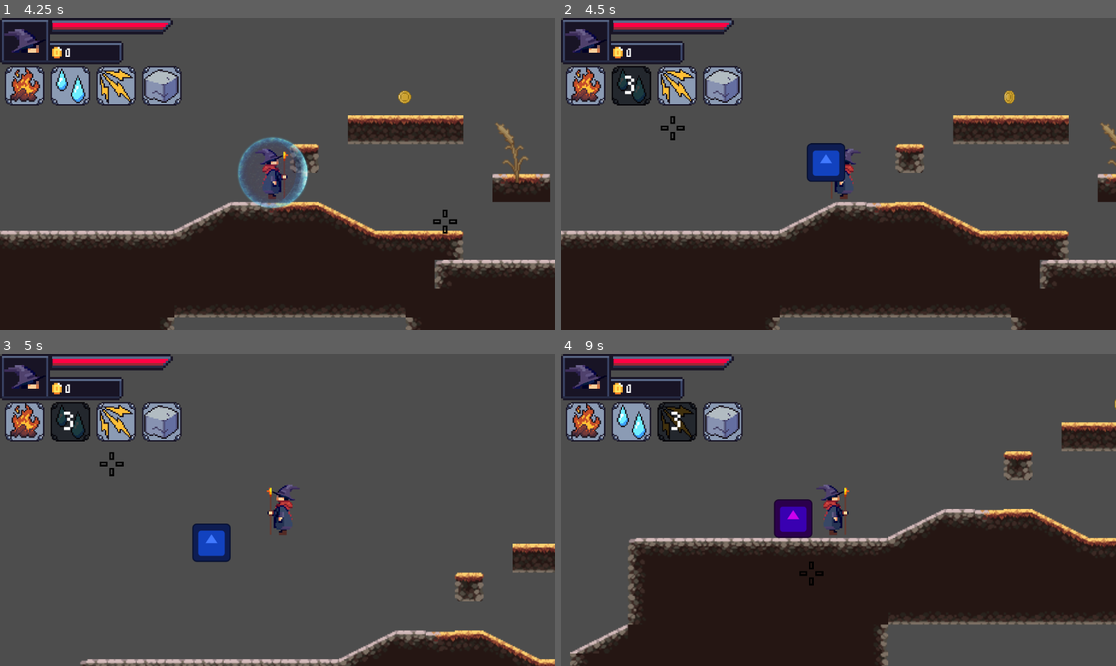
Above: before the commit, frames 1-4 (two rows, left to right).
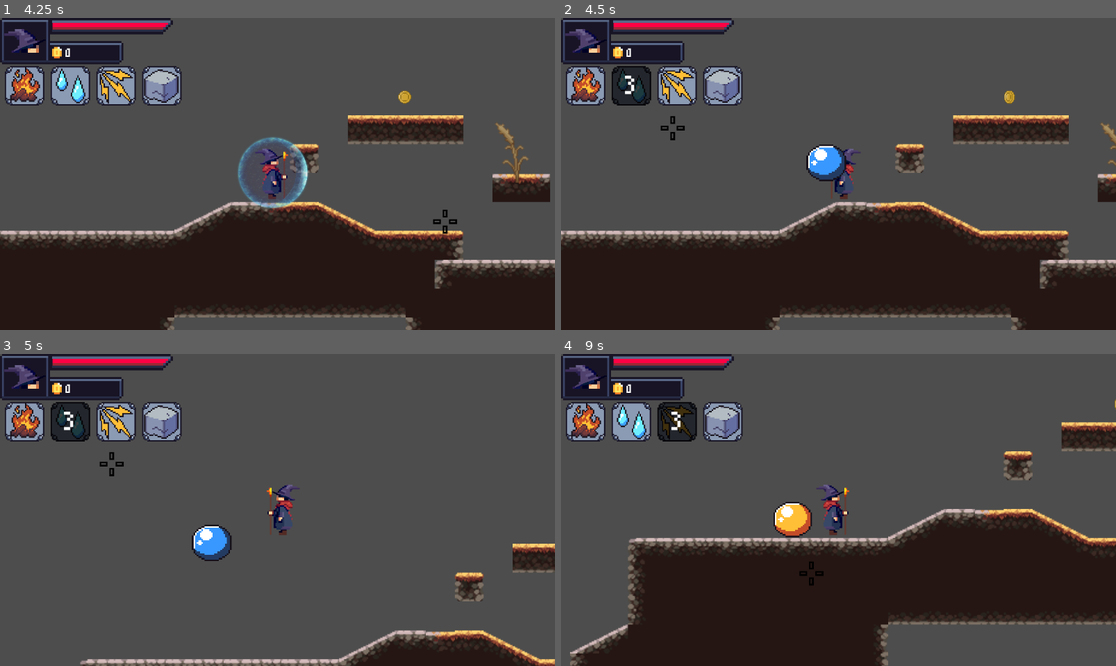
Above: after the commit, the same moments.

Repository: KyattPL/krolestwo-chorona
Game: Godot game, scene res://Scenes/Level1/level_1.tscn
Two runs of this game, one before a commit and one after it. Both use one fixed random seed, a clock stepped at 60 frames per second and the inputs below. The engine's default icon, where the game draws it, is replaced by a stand-in: a white triangle on a blue panel in a dark square.
Inputs (mouse positions are in pixels of both pictures, inside the frame that each line leads up to):
- Up to frame 1 (4.25 s): tap Enter at 0.5 s; move the mouse to (399, 158) at 0.52 s; hold Right (move_right) 0.53-2.03 s; tap 4 (select_earth) at 0.6 s; tap Space (jump) at 0.77, 1.52, 3.02, 3.77 s; move the mouse to (166, 189) at 1.27 s; tap 1 (select_fire) at 1.35 s; move the mouse to (333, 105) at 2.02 s; hold Left (move_left) 2.03-2.78 s; tap 3 (select_lightning) at 2.1 s; move the mouse to (249, 236) at 2.77 s; hold Right (move_right) from 2.78 s (still down); tap 2 (select_water) at 2.85 s; move the mouse to (444, 220) at 3.52 s; hold Shift (shield) from 3.53 s (still down)
- Up to frame 2 (4.5 s): tap Space (jump) at 4.25 s; move the mouse to (672, 127) at 4.27 s; release Right (move_right) at 4.28 s; release Shift (shield) at 4.28 s; hold Left (move_left) from 4.28 s (still down); click (672, 127) at 4.35 s
- Up to frame 3 (5 s): keep holding Left (move_left); tap Space (jump) at 4.52 s
- Up to frame 4 (9 s): move the mouse to (866, 510) at 5.02 s; release Left (move_left) at 5.03 s; hold Right (move_right) 5.03-5.78 s; tap 4 (select_earth) at 5.1 s; move the mouse to (755, 432) at 5.77 s; hold Left (move_left) 5.78-7.28 s; tap 1 (select_fire) at 5.85 s; tap Space (jump) at 6.02, 6.77, 7.52 s; move the mouse to (960, 494) at 6.52 s; tap 3 (select_lightning) at 6.6 s; move the mouse to (727, 525) at 7.27 s; hold Right (move_right) from 7.28 s (still down); tap 2 (select_water) at 7.35 s; move the mouse to (894, 441) at 8.02 s; hold Shift (shield) 8.03-8.78 s; tap Enter at 8.75 s; move the mouse to (810, 572) at 8.77 s; click (810, 572) at 8.85 s

Frame 1 is identical in both runs. In frame 2, 0.8% of the frame differs, in the area x 44-52%, y 40-53%; in frame 3, 0.8%; in frame 4, 0.9%, in the area x 38-46%, y 46-60%.

Commit message:
Changed bullet textures

Diff:
--- a/Scenes/Enemy/enemy_basic_bullet.tscn
+++ b/Scenes/Enemy/enemy_basic_bullet.tscn
@@ -1,21 +1,21 @@
 [gd_scene load_steps=5 format=3 uid="uid://b4uprsp8koujh"]
 
 [ext_resource type="Script" path="res://Scenes/Enemy/enemy_basic_bullet.gd" id="1_0seo7"]
-[ext_resource type="Texture2D" uid="uid://bfhvtjkfmikf3" path="res://icon.svg" id="1_27dqo"]
+[ext_resource type="Texture2D" uid="uid://csc68cnofprb1" path="res://Assets/bullets/regularSpell.png" id="2_jl8yo"]
 
 [sub_resource type="SpriteFrames" id="SpriteFrames_4yr6e"]
 animations = [{
 "frames": [{
 "duration": 1.0,
-"texture": ExtResource("1_27dqo")
+"texture": ExtResource("2_jl8yo")
 }],
 "loop": true,
 "name": &"default",
 "speed": 5.0
 }]
 
-[sub_resource type="RectangleShape2D" id="RectangleShape2D_im30u"]
-size = Vector2(128, 127)
+[sub_resource type="CircleShape2D" id="CircleShape2D_oovym"]
+radius = 68.09
 
 [node name="EnemyBasicBullet" type="CharacterBody2D"]
 scale = Vector2(0.25, 0.25)
@@ -25,8 +25,9 @@
 
 [node name="Sprite2D" type="AnimatedSprite2D" parent="."]
 modulate = Color(0.0980392, 0.0627451, 0.00392157, 1)
+scale = Vector2(0.527344, 0.527344)
 sprite_frames = SubResource("SpriteFrames_4yr6e")
 
 [node name="CollisionShape2D" type="CollisionShape2D" parent="."]
 position = Vector2(0, 0.5)
-shape = SubResource("RectangleShape2D_im30u")
+shape = SubResource("CircleShape2D_oovym")
--- a/Scenes/Spells/EarthSpell/earth_spell.tscn
+++ b/Scenes/Spells/EarthSpell/earth_spell.tscn
@@ -1,13 +1,13 @@
 [gd_scene load_steps=5 format=3 uid="uid://cp8s8pdcgakky"]
 
 [ext_resource type="Script" path="res://Scenes/Spells/EarthSpell/earth_spell.gd" id="1_tsmeg"]
-[ext_resource type="Texture2D" uid="uid://bfhvtjkfmikf3" path="res://icon.svg" id="2_ibkig"]
+[ext_resource type="Texture2D" uid="uid://76aj6o6huipu" path="res://Assets/bullets/earthSpell.png" id="2_st801"]
 
 [sub_resource type="SpriteFrames" id="SpriteFrames_0diyn"]
 animations = [{
 "frames": [{
 "duration": 1.0,
-"texture": ExtResource("2_ibkig")
+"texture": ExtResource("2_st801")
 }],
 "loop": true,
 "name": &"default",
@@ -23,7 +23,8 @@
 script = ExtResource("1_tsmeg")
 
 [node name="AnimatedSprite2D" type="AnimatedSprite2D" parent="."]
-modulate = Color(0.219608, 0.898039, 0, 1)
+position = Vector2(0, 1)
+scale = Vector2(0.501953, 0.501953)
 sprite_frames = SubResource("SpriteFrames_0diyn")
 
 [node name="CollisionShape2D" type="CollisionShape2D" parent="."]
--- a/Scenes/Spells/FireSpell/fire_spell.tscn
+++ b/Scenes/Spells/FireSpell/fire_spell.tscn
@@ -1,13 +1,13 @@
 [gd_scene load_steps=5 format=3 uid="uid://w6c44mseldyw"]
 
 [ext_resource type="Script" path="res://Scenes/Spells/FireSpell/fire_spell.gd" id="1_awrbm"]
-[ext_resource type="Texture2D" uid="uid://bfhvtjkfmikf3" path="res://icon.svg" id="2_ogn6x"]
+[ext_resource type="Texture2D" uid="uid://b8i1s0u36dt3v" path="res://Assets/bullets/fireSpell.png" id="2_fgybc"]
 
 [sub_resource type="SpriteFrames" id="SpriteFrames_rpiuo"]
 animations = [{
 "frames": [{
 "duration": 1.0,
-"texture": ExtResource("2_ogn6x")
+"texture": ExtResource("2_fgybc")
 }],
 "loop": true,
 "name": &"default",
@@ -23,7 +23,8 @@
 script = ExtResource("1_awrbm")
 
 [node name="AnimatedSprite2D" type="AnimatedSprite2D" parent="."]
-modulate = Color(0.980392, 0, 0.0980392, 1)
+position = Vector2(-7.62939e-06, -7.62939e-06)
+scale = Vector2(0.480469, 0.480469)
 sprite_frames = SubResource("SpriteFrames_rpiuo")
 
 [node name="CollisionShape2D" type="CollisionShape2D" parent="."]
--- a/Scenes/Spells/LightningSpell/lightning_spell.tscn
+++ b/Scenes/Spells/LightningSpell/lightning_spell.tscn
@@ -1,13 +1,13 @@
 [gd_scene load_steps=5 format=3 uid="uid://h4no2tr0ic6e"]
 
 [ext_resource type="Script" path="res://Scenes/Spells/LightningSpell/lightning_spell.gd" id="1_0ugku"]
-[ext_resource type="Texture2D" uid="uid://bfhvtjkfmikf3" path="res://icon.svg" id="2_byl35"]
+[ext_resource type="Texture2D" uid="uid://55rb5noi5hnp" path="res://Assets/bullets/lightningSpell.png" id="2_jqf5o"]
 
 [sub_resource type="SpriteFrames" id="SpriteFrames_ku6nb"]
 animations = [{
 "frames": [{
 "duration": 1.0,
-"texture": ExtResource("2_byl35")
+"texture": ExtResource("2_jqf5o")
 }],
 "loop": true,
 "name": &"default",
@@ -23,7 +23,8 @@
 script = ExtResource("1_0ugku")
 
 [node name="AnimatedSprite2D" type="AnimatedSprite2D" parent="."]
-modulate = Color(0.803922, 0, 0.929412, 1)
+position = Vector2(-2.00001, 1.99998)
+scale = Vector2(0.5, 0.5)
 sprite_frames = SubResource("SpriteFrames_ku6nb")
 
 [node name="CollisionShape2D" type="CollisionShape2D" parent="."]
--- a/Scenes/Spells/NormalSpell/normal_spell.tscn
+++ b/Scenes/Spells/NormalSpell/normal_spell.tscn
@@ -1,13 +1,13 @@
 [gd_scene load_steps=5 format=3 uid="uid://db525qryedno2"]
 
 [ext_resource type="Script" path="res://Scenes/Spells/NormalSpell/normal_spell.gd" id="1_lcad5"]
-[ext_resource type="Texture2D" uid="uid://bfhvtjkfmikf3" path="res://icon.svg" id="2_siio8"]
+[ext_resource type="Texture2D" uid="uid://csc68cnofprb1" path="res://Assets/bullets/regularSpell.png" id="2_q47p3"]
 
 [sub_resource type="SpriteFrames" id="SpriteFrames_1sgft"]
 animations = [{
 "frames": [{
 "duration": 1.0,
-"texture": ExtResource("2_siio8")
+"texture": ExtResource("2_q47p3")
 }],
 "loop": true,
 "name": &"default",
@@ -23,6 +23,7 @@
 script = ExtResource("1_lcad5")
 
 [node name="AnimatedSprite2D" type="AnimatedSprite2D" parent="."]
+scale = Vector2(0.492187, 0.492187)
 sprite_frames = SubResource("SpriteFrames_1sgft")
 
 [node name="CollisionShape2D" type="CollisionShape2D" parent="."]
--- a/Scenes/Spells/WaterSpell/water_spell.tscn
+++ b/Scenes/Spells/WaterSpell/water_spell.tscn
@@ -1,13 +1,13 @@
 [gd_scene load_steps=5 format=3 uid="uid://c66gymaw873n7"]
 
 [ext_resource type="Script" path="res://Scenes/Spells/WaterSpell/water_spell.gd" id="1_f2g00"]
-[ext_resource type="Texture2D" uid="uid://bfhvtjkfmikf3" path="res://icon.svg" id="1_jqqak"]
+[ext_resource type="Texture2D" uid="uid://war6yn7eahu" path="res://Assets/bullets/waterSpell.png" id="2_wh4bx"]
 
 [sub_resource type="SpriteFrames" id="SpriteFrames_1ekae"]
 animations = [{
 "frames": [{
 "duration": 1.0,
-"texture": ExtResource("1_jqqak")
+"texture": ExtResource("2_wh4bx")
 }],
 "loop": true,
 "name": &"default",
@@ -23,7 +23,8 @@
 script = ExtResource("1_f2g00")
 
 [node name="AnimatedSprite2D" type="AnimatedSprite2D" parent="."]
-modulate = Color(0.254902, 0.47451, 1, 1)
+position = Vector2(1, 1)
+scale = Vector2(0.515625, 0.515625)
 sprite_frames = SubResource("SpriteFrames_1ekae")
 
 [node name="CollisionShape2D" type="CollisionShape2D" parent="."]
Binary file added: Assets/bullets/earthSpell.png
Not shown, added: Assets/bullets/earthSpell.png.import
Binary file added: Assets/bullets/fireSpell.png
Not shown, added: Assets/bullets/fireSpell.png.import
Binary file added: Assets/bullets/lightningSpell.png
Not shown, added: Assets/bullets/lightningSpell.png.import
Binary file added: Assets/bullets/regularSpell.png
Not shown, added: Assets/bullets/regularSpell.png.import
Binary file added: Assets/bullets/waterSpell.png
Not shown, added: Assets/bullets/waterSpell.png.import
